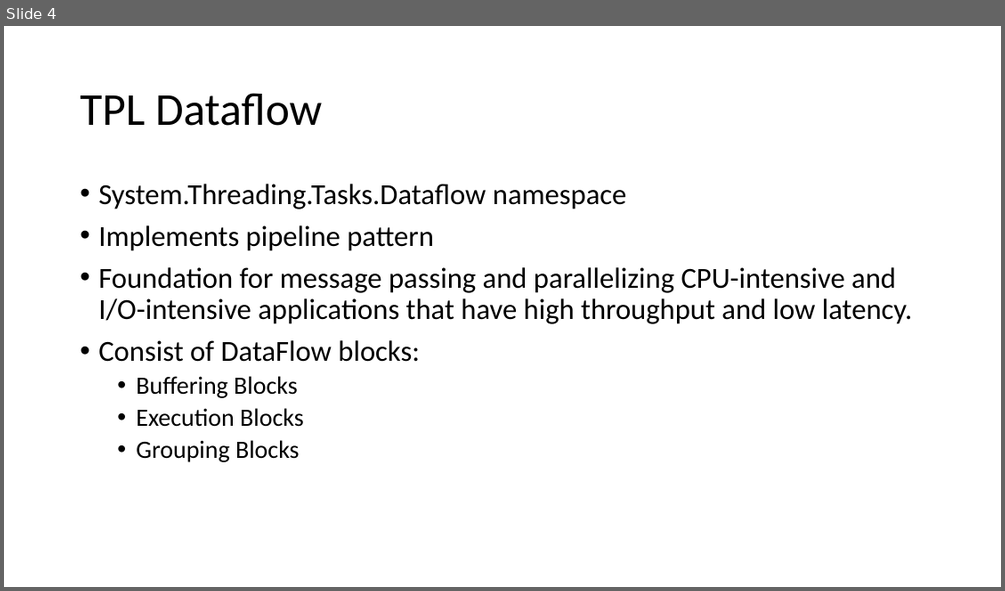
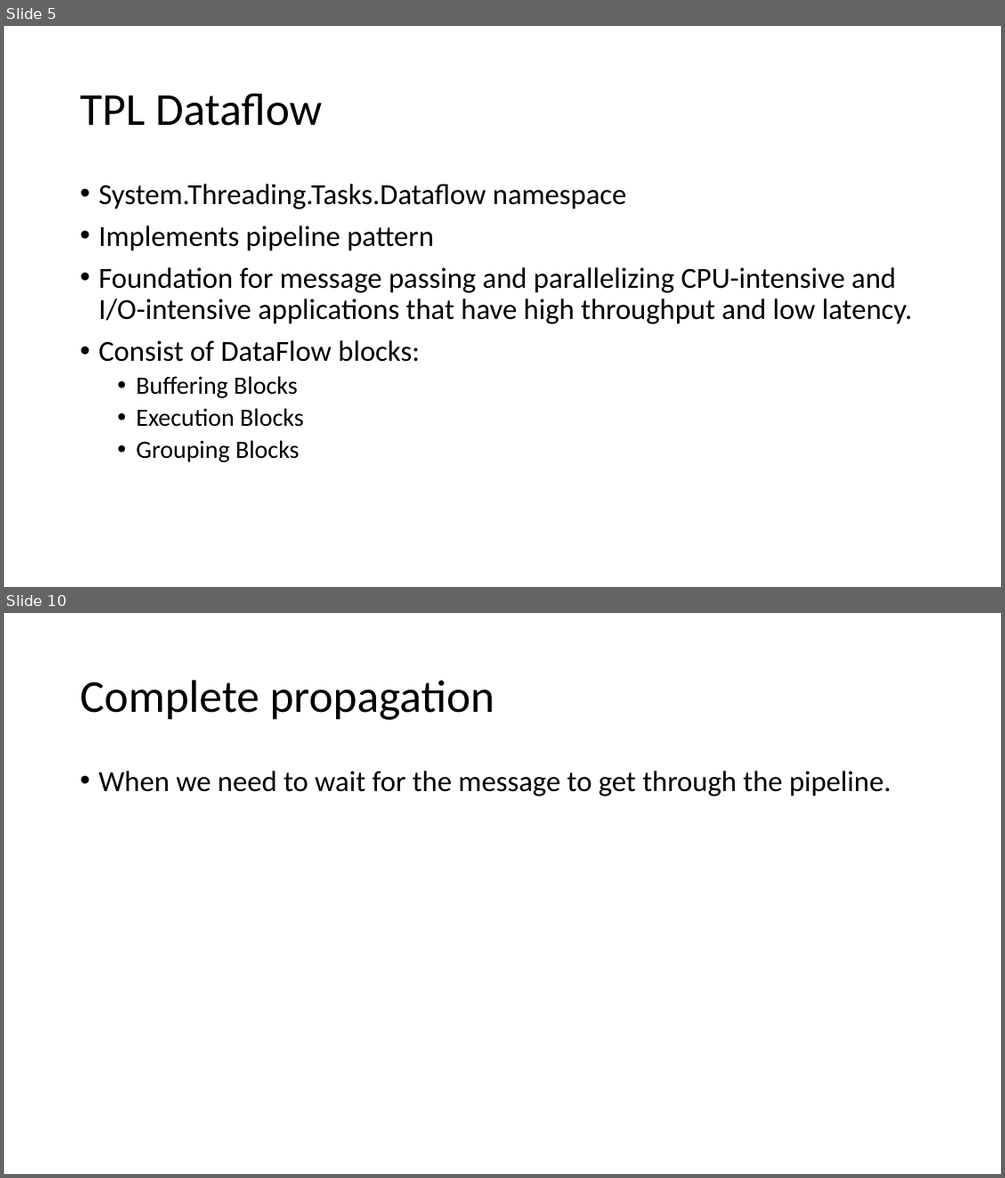
Before and after one commit to jandeu/tpl-dataflow-samples, a slide deck: Presentation.pptx. Shown one above the other, each under a label of ours: slide 4 before the commit, slides 5 and 10 after it; the slides between them are not shown. The pictures are 1005x591 and 1005x1178 pixels, drawn with LibreOffice and Linux fonts; fonts in the diff are those of the drawing. Boxes give left, top, right and bottom in pixels: in the first picture for what was removed or moved away, otherwise in the second. Text is boxed around its words. In the diff, an @@ line names an element or a change of style, - is before the commit and + after.

```diff
--- a/Presentation.pptx
+++ b/Presentation.pptx
@@ slide 10 added at (x1=4, y1=613, x2=1001, y2=1174), background #FFFFFF @@
@@ title added at (x1=80, y1=680, x2=495, y2=720), 44 pt, text #000000 @@
+Complete propagation
@@ text added at (x1=98, y1=771, x2=891, y2=796), 28 pt, text #000000 @@
+• When we need to wait for the message to get through the pipeline.
@@ what was slide 4 is now slide 5 @@
```
Also in this commit, not shown: 1 slide changed, 5 other slides added, 1 other file.
